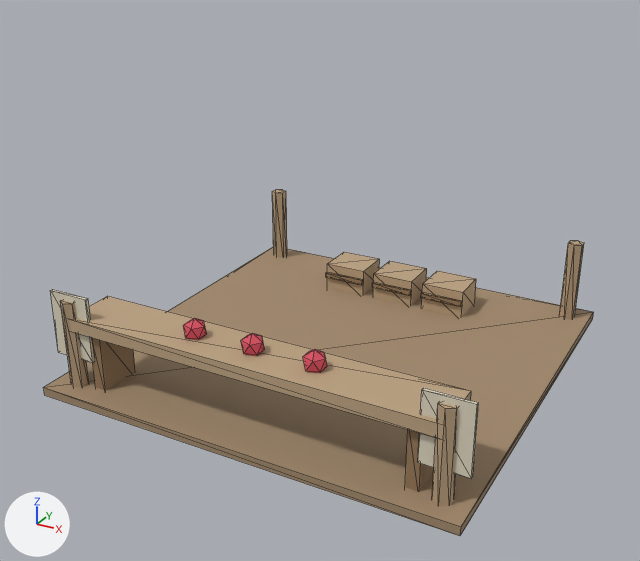
The glTF model assets/3d/models/building_market_half.glb, before and after one commit.
The view is the same before and after, from a 50 mm camera at (4.32, -8.39, 5.1) aimed at (-0.08, -0.39, 1.1). The lights are fixed; the arrows at lower left show +X, +Y and +Z. The picture after the commit comes second. Mesh edges are drawn as thin lines. Vertices at exactly the same position are counted once.

The first picture shows 'building_market_half'.
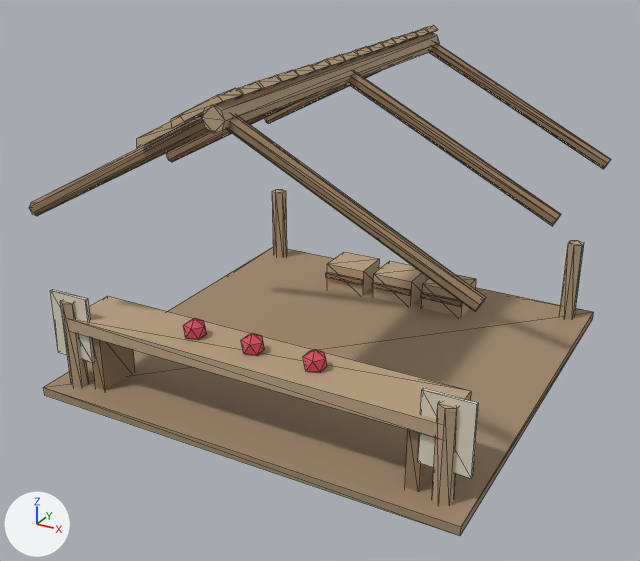
Patch to the scene script:
```diff
--- a/assets/3d/models/building_market_half.glb.py
+++ b/assets/3d/models/building_market_half.glb.py
@@ mat_trunk @@
+mat_trunk = principled_material('trunk')
+mat_trunk.base_color = (0.5, 0.36, 0.22)  # beige #bca281
+mat_trunk.roughness = 0.85
@@ me_building_market_half @@
 # used by ob_building_market_half; location = (0.0, 0.0, 0.0)
-me_building_market_half.from_pydata(...)  # 180 vertices, 284 faces; spans x -2.42..2.42, y -2.42..2.42, z 0.0..1.17
+me_building_market_half.from_pydata(...)  # 517 vertices, 816 faces; spans x -2.42..2.42, y -2.42..2.42, z 0.0..3.57
+# me_building_market_half part 1: 337 vertices added at x -2.41..2.41, y -2.38..2.38, z 2.06..3.57
 me_building_market_half.materials.append(mat_earth)
@@ me_building_market_half @@
 me_building_market_half.materials.append(mat_cloth)
+me_building_market_half.materials.append(mat_trunk)  # beige #bca281
```

Changed parts and their boxes (x1, y1, x2, y2) in the pictures (640 x 561 px):
'building_market_half', reshaped (47% taller): before (43, 189, 594, 536); after (29, 25, 611, 536)
part 1 of me_building_market_half, added: after (29, 25, 611, 312)
